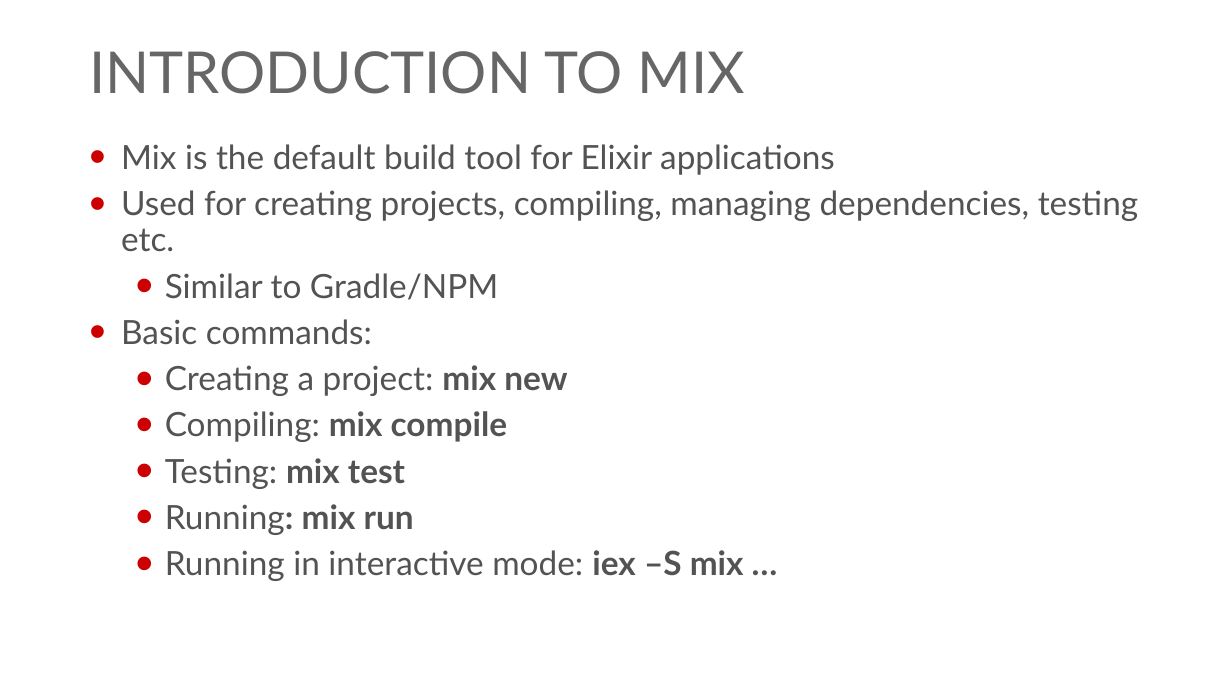
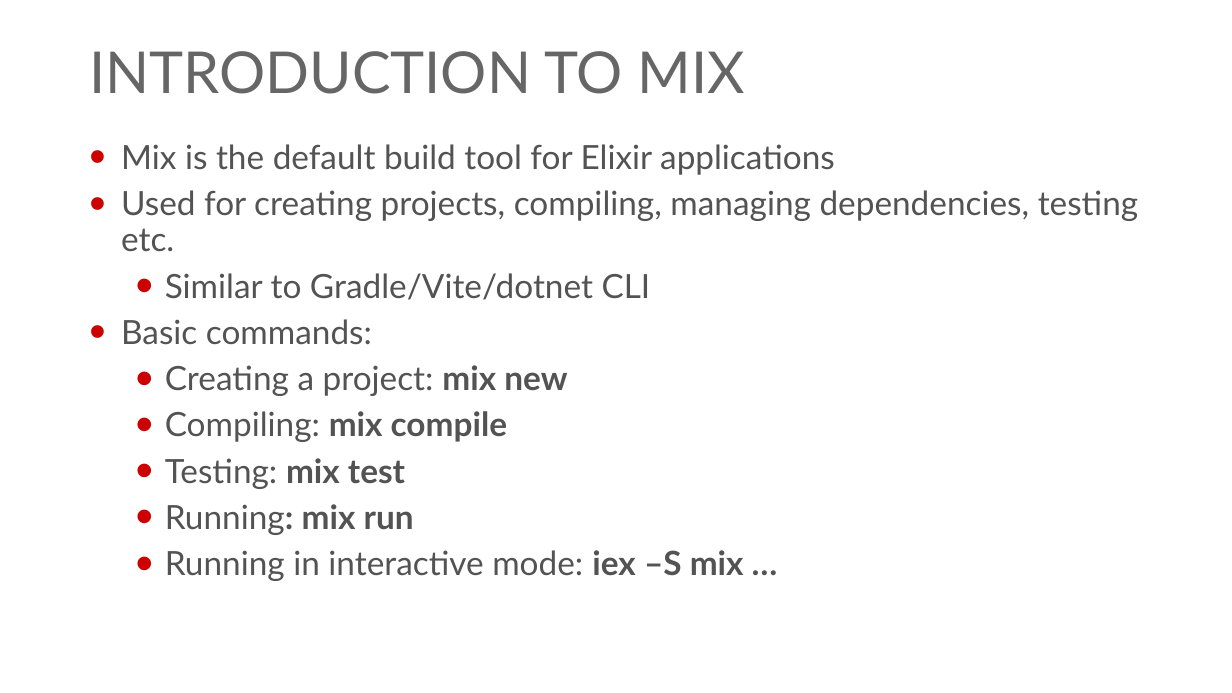
Before and after one commit to georgiyolovski/elixir-workshop, a slide deck: slide 26 of day2/Elixir - Day 2.pptx (slide 2 before the commit). Drawn at 1232x693 pixels with LibreOffice and Linux fonts; fonts in the diff are those of the drawing; background and template pictures are left out. Boxes give left, top, right and bottom in pixels: in the first picture for what was removed or moved away, otherwise in the second. Text is boxed around its words. In the diff, an @@ line names an element or a change of style, - is before the commit and + after.

```diff
--- a/day2/Elixir - Day 2.pptx
+++ b/day2/Elixir - Day 2.pptx
@@ text at [165, 273, 651, 300]: text changed @@
-  • Similar to Gradle/NPM
+  • Similar to Gradle/Vite/dotnet CLI
```
Also in this commit, not shown: 4 other slides changed, 6 slides added, 1 slide removed, 2 other files.
